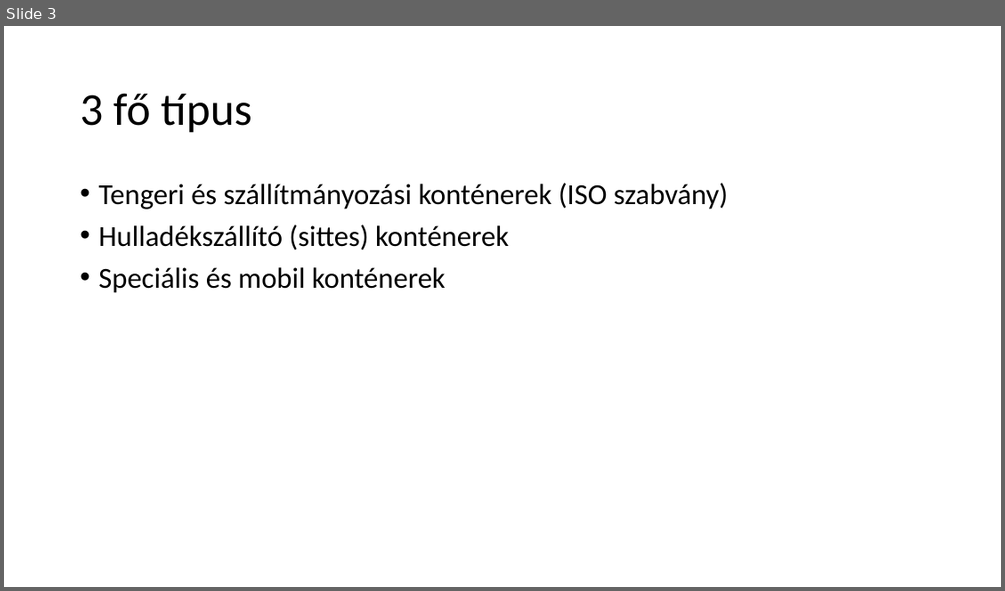
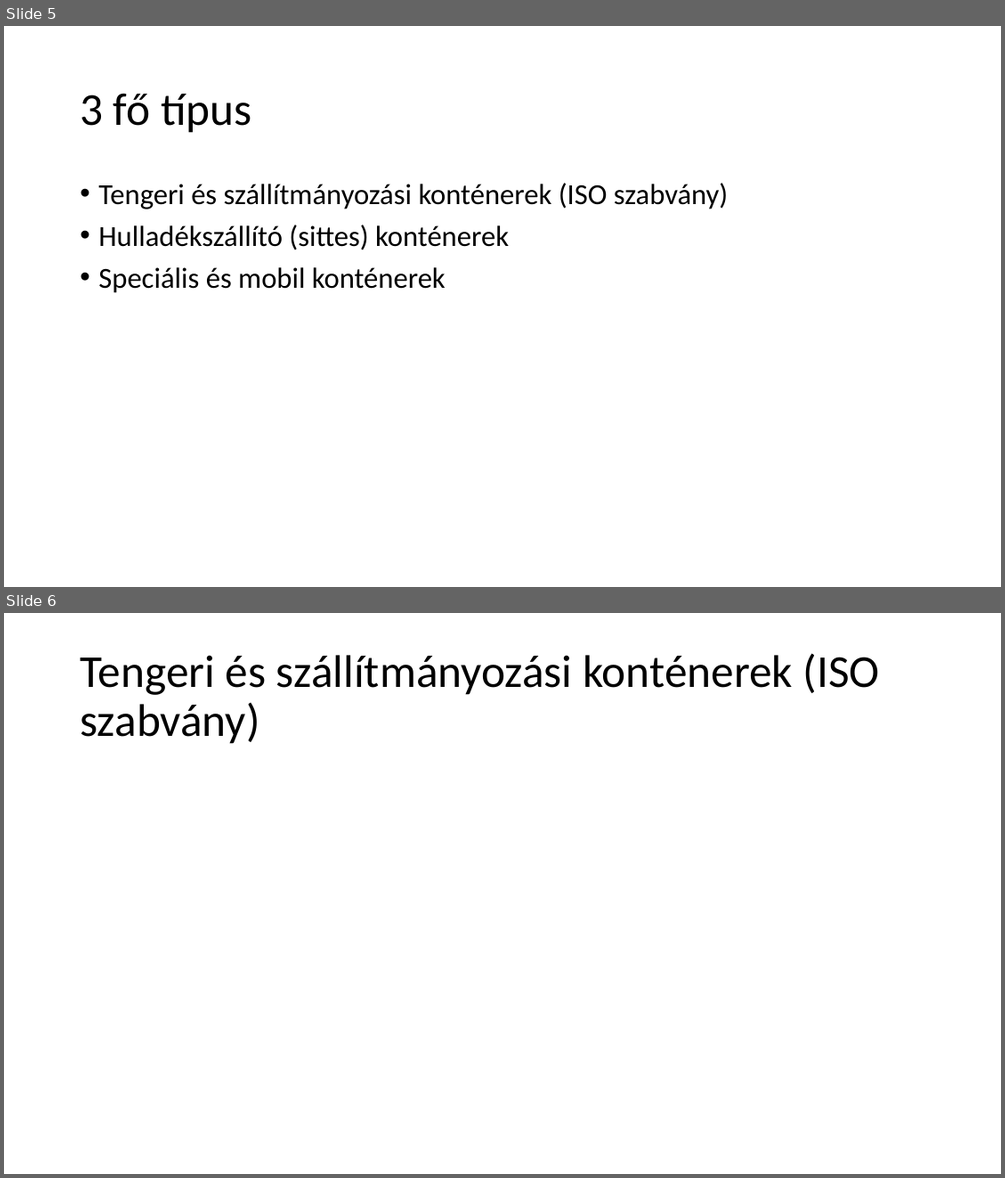
Before and after one commit to MimitheEmili/Kont-ner-Project, a slide deck: Konténerek.pptx. Shown one above the other, each under a label of ours: slide 3 before the commit, slides 5 and 6 after it. The pictures are 1005x591 and 1005x1178 pixels, drawn with LibreOffice and Linux fonts; fonts in the diff are those of the drawing. Boxes give left, top, right and bottom in pixels: in the first picture for what was removed or moved away, otherwise in the second. Text is boxed around its words. In the diff, an @@ line names an element or a change of style, - is before the commit and + after.

```diff
--- a/Konténerek.pptx
+++ b/Konténerek.pptx
@@ slide 6 added at [4,613,1001,1174], background #FFFFFF @@
@@ title added at [80,653,880,744], 44 pt, text #000000 @@
+Tengeri és szállítmányozási konténerek (ISO szabvány)
@@ what was slide 3 is now slide 5 @@
```
Also in this commit, not shown: 3 slides changed, 4 other slides added, 4 slides removed.
